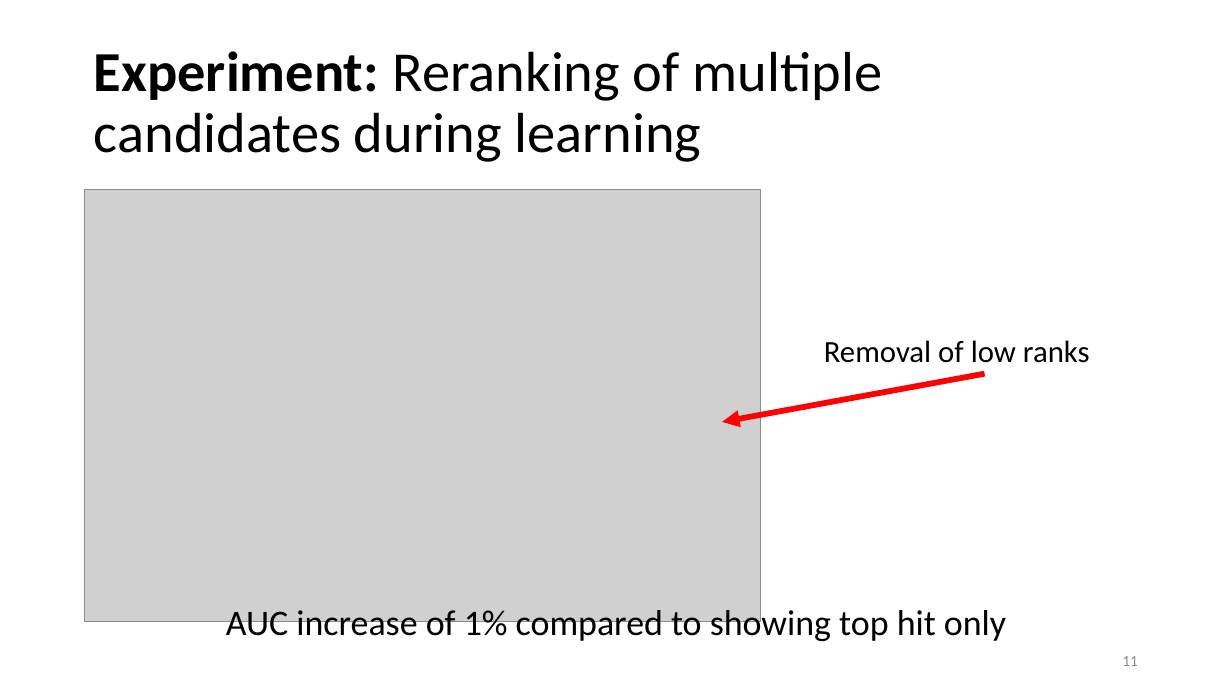
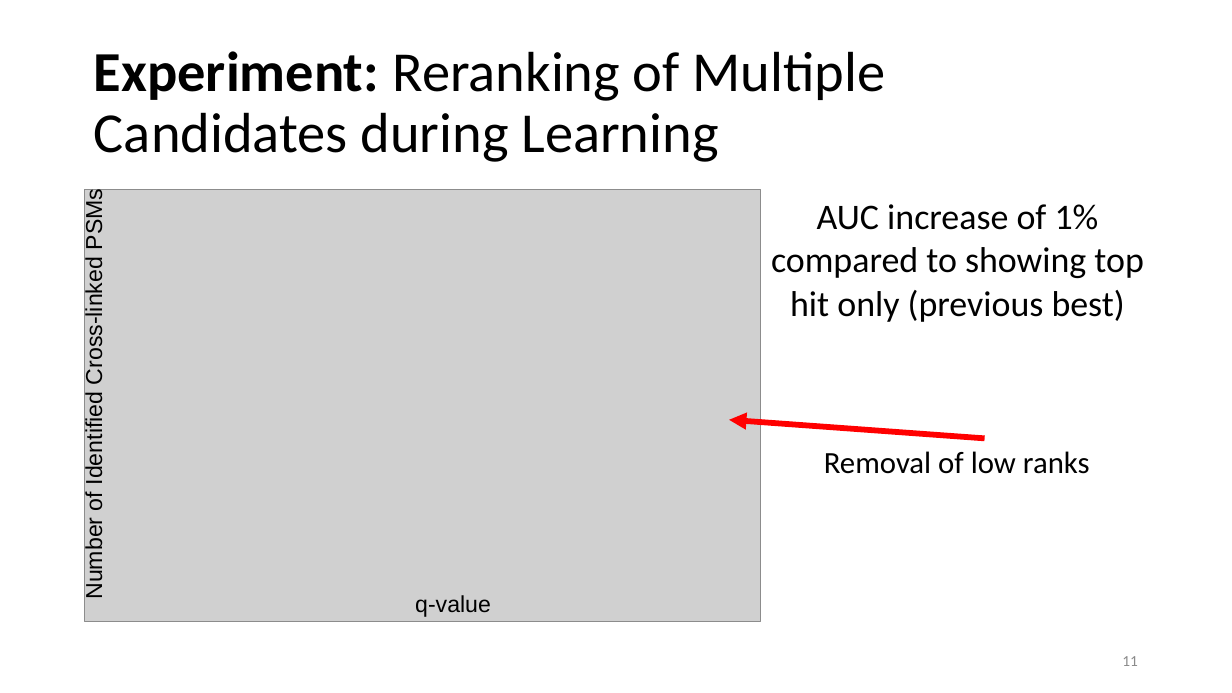
Before and after one commit to emilpaulitz/Bachelor-Thesis, a slide deck: slide 11 of doc/presentation_v2.pptx. Drawn at 1232x693 pixels with LibreOffice and Linux fonts; fonts in the diff are those of the drawing; grey boxes stand for pictures. Boxes give left, top, right and bottom in pixels: in the first picture for what was removed or moved away, otherwise in the second. Text is boxed around its words. In the diff, an @@ line names an element or a change of style, - is before the commit and + after.

```diff
--- a/doc/presentation_v2.pptx
+++ b/doc/presentation_v2.pptx
@@ text at (94, 51, 886, 162): text changed @@
-Experiment: Reranking of multiple candidates during learning
+Experiment: Reranking of Multiple Candidates during Learning
@@ text added at (81, 195, 107, 597), 18 pt, text #000000 @@
+Number of Identified Cross-linked PSMs
@@ text at (771, 204, 1143, 322): text changed @@
-AUC increase of 1% compared to showing top hit only
+AUC increase of 1% compared to showing top hit only (previous best)
@@ arrow moved from (985, 373) - (723, 422) to (985, 438) - (729, 420) @@
@@ text "Removal of low ranks": place and size @@
-text "Removal of low ranks" at (824, 340, 1090, 363)
+text "Removal of low ranks" at (824, 451, 1090, 474)
@@ text added at (415, 595, 491, 617), 18 pt, text #000000 @@
+q-value
```
Also in this commit, not shown: 14 other slides changed.
